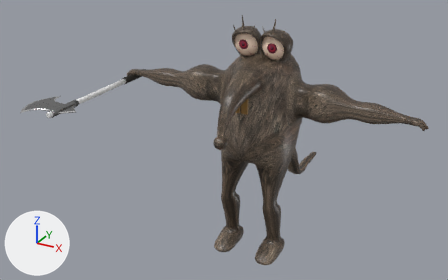
Two versions of the FBX model Sandy the royal escape/Assets/Animations/Enemy/Attack/Royal Rat Attack (Axe).fbx, one commit apart.
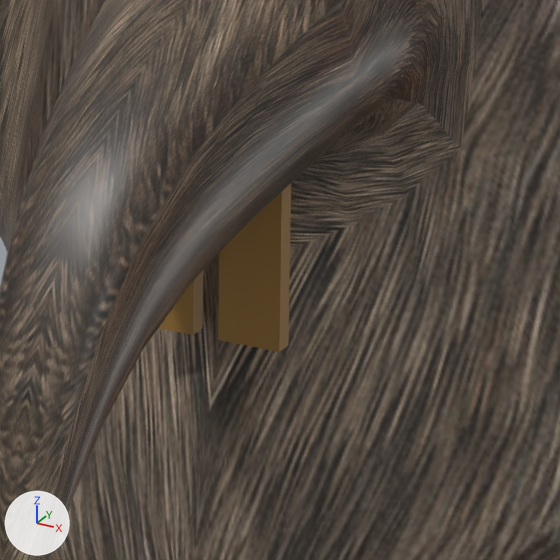
Old and new are each drawn whole from a camera (50 mm lens) standing at (6.5, -14.0, 9.82) and looking at (-1.08, -0.23, 2.93) and again close up on the part from 49% to 61% of the width and 29% to 48% of the height. Every picture has the same lights, and +X, +Y and +Z are marked at lower left. Where no turn or scale is listed for an object, it has been applied to the vertices.
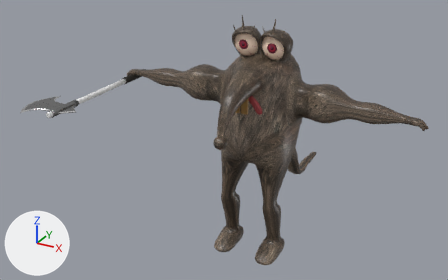
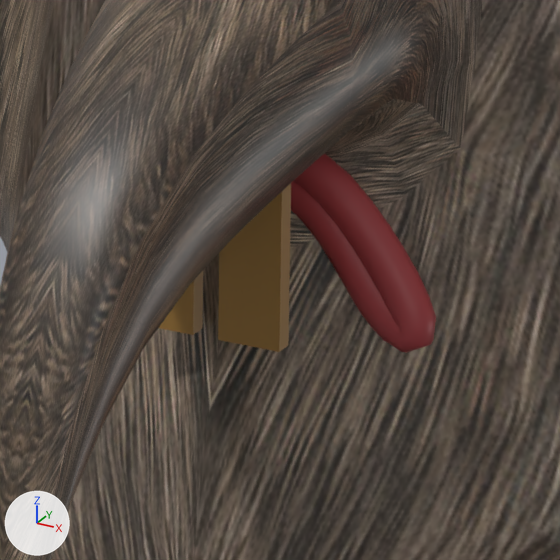
Location of each change, (x1, y1, x2, y2) in pixels of the close-ups (560 x 560 px):
part 1 of me_cube_001, added (brown)
    after: (291, 154, 436, 353)

The change, as a list of edits to the scene's bpy script:
```text
Change me_cube_001:
    used by ob_cube; location = (0.0, 0.0, 0.793)
    remove me_cube_001.from_pydata(...)  # 8014 vertices, 7986 faces; spans x -4.27..4.27, y -2.53..4.65, z -0.79..5.71
    add me_cube_001.from_pydata(...)  # 8338 vertices, 8320 faces; spans x -4.27..4.27, y -2.53..4.65, z -0.79..5.71
    me_cube_001 part 1: 324 vertices added at x 0.0..0.5, y -1.21..-1.04, z 3.49..3.97
```
